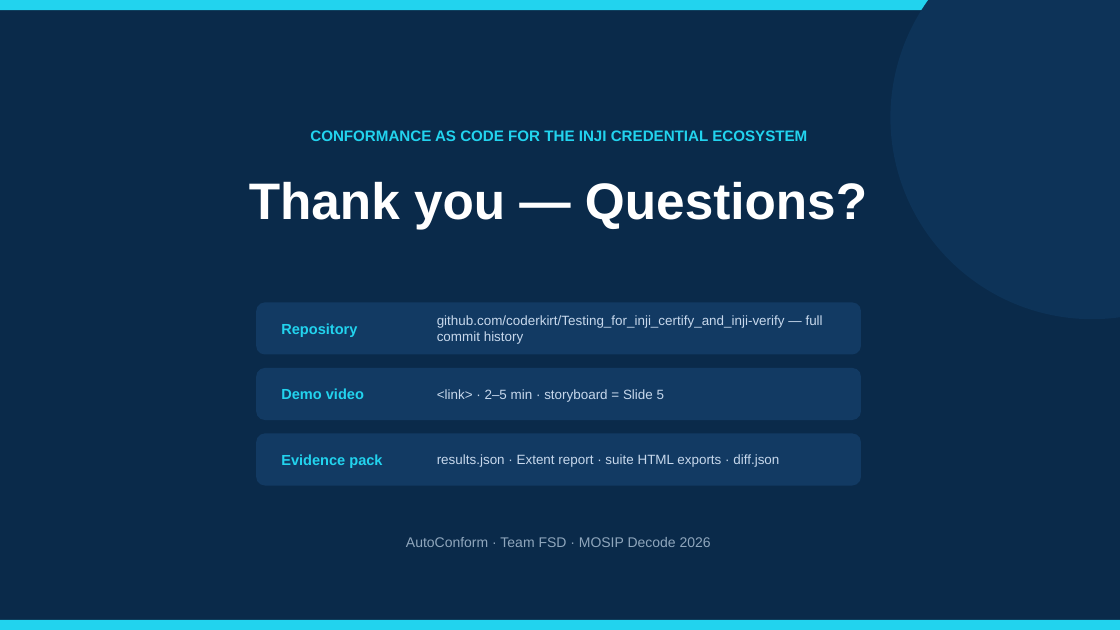
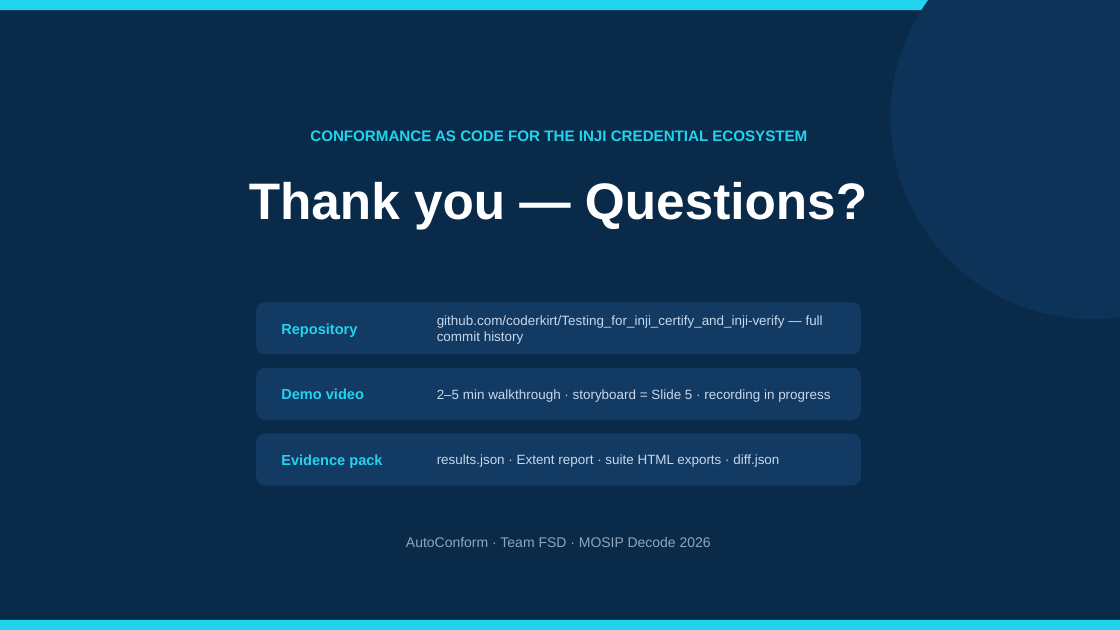
Before and after one commit to coderkirt/Testing_for_inji_certify_and_inji-verify, a slide deck: slide 17 of docs/pitch/MOSIP_Decode_2026_Pitch.pptx. Drawn at 1120x630 pixels with LibreOffice and Linux fonts; fonts in the diff are those of the drawing. Boxes give left, top, right and bottom in pixels: in the first picture for what was removed or moved away, otherwise in the second. Text is boxed around its words. In the diff, an @@ line names an element or a change of style, - is before the commit and + after.

Commit message:
Polish pitch deck: real clone URL on install slide, clearer video line
Replaces the last two angle-bracket placeholders so the deck is fully
judge-ready: slide 14 now clones the actual repository, and slide 17
describes the demo video as a 2-5 min walkthrough (recording in
progress) instead of showing an empty link placeholder.

```diff
--- a/docs/pitch/MOSIP_Decode_2026_Pitch.pptx
+++ b/docs/pitch/MOSIP_Decode_2026_Pitch.pptx
@@ text at <box>437,389,830,402</box>: text changed @@
-<link> · 2–5 min · storyboard = Slide 5
+2–5 min walkthrough · storyboard = Slide 5 · recording in progress
```
Also in this commit, not shown: 1 other slide changed.
